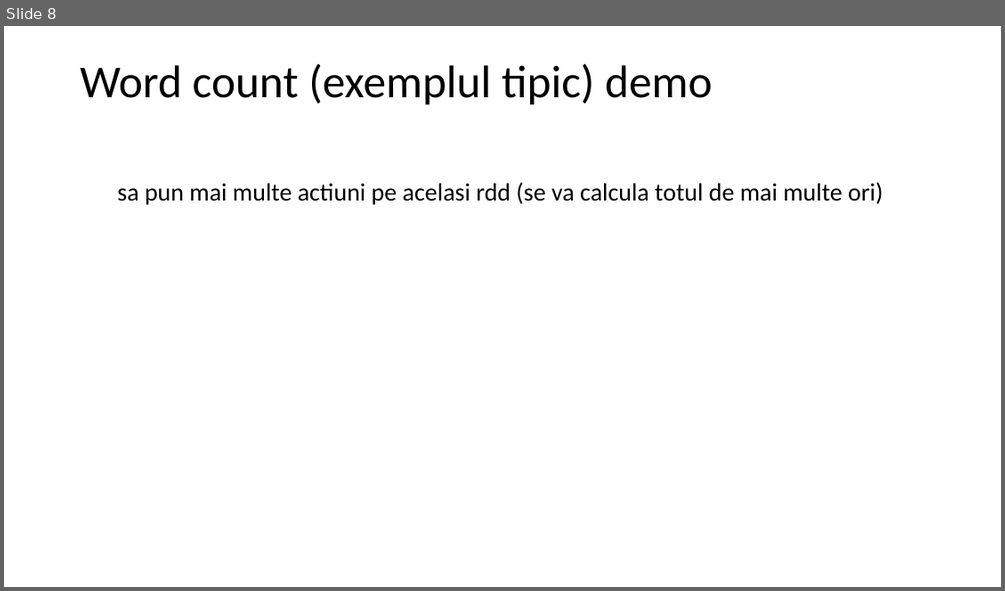
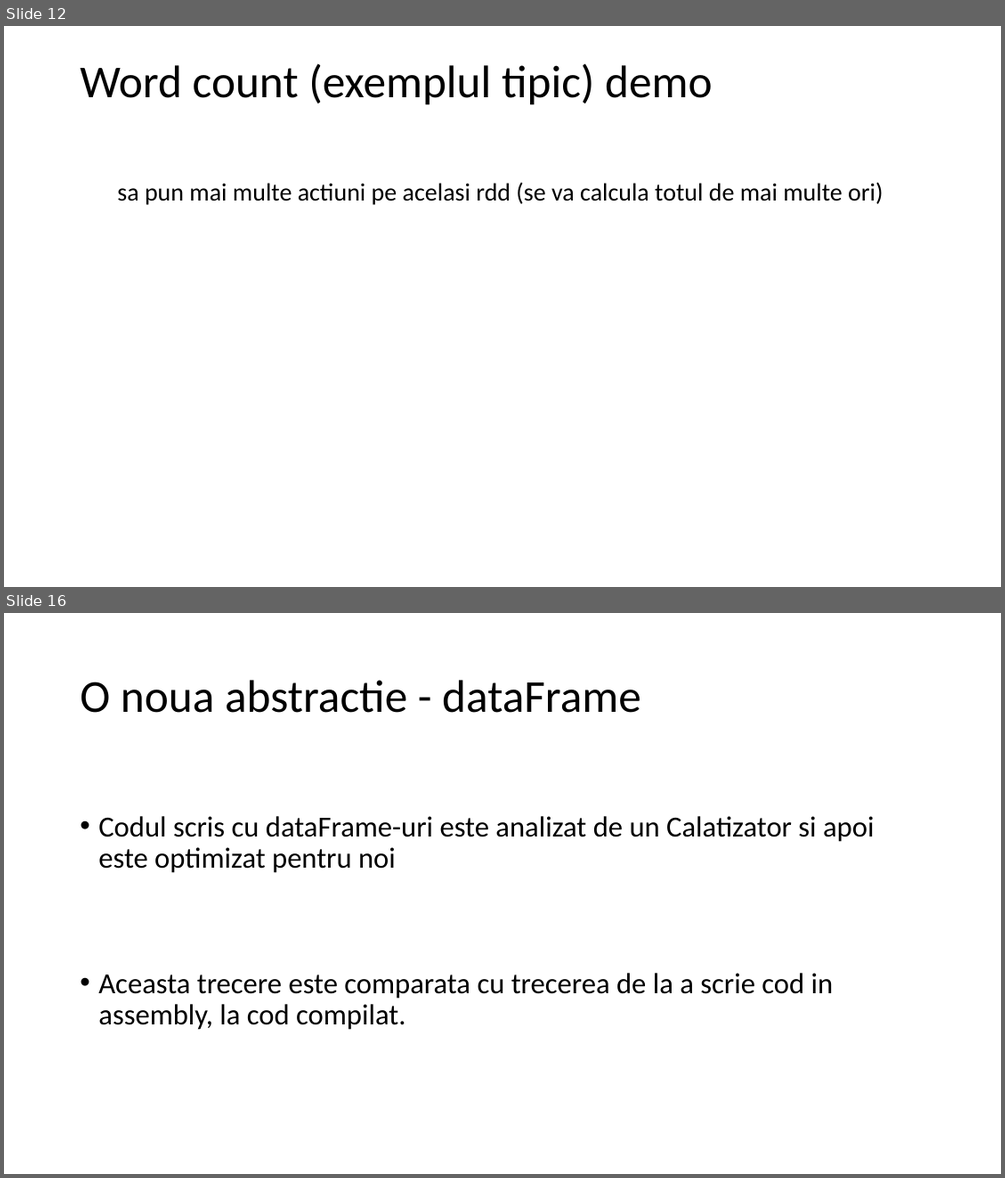
Before and after one commit to dorin-miron/MusicCl, a slide deck: scala-spark.pptx. Shown one above the other, each under a label of ours: slide 8 before the commit, slides 12 and 16 after it; the slides between them are not shown. The pictures are 1005x591 and 1005x1178 pixels, drawn with LibreOffice and Linux fonts; fonts in the diff are those of the drawing. Boxes give left, top, right and bottom in pixels: in the first picture for what was removed or moved away, otherwise in the second. Text is boxed around its words. In the diff, an @@ line names an element or a change of style, - is before the commit and + after.

```diff
--- a/scala-spark.pptx
+++ b/scala-spark.pptx
@@ slide 16 added at (4, 613, 1001, 1174), background #FFFFFF @@
@@ title added at (80, 680, 641, 713), 44 pt, text #000000 @@
+O noua abstractie - dataFrame
@@ text added at (98, 816, 874, 1030), 28 pt, text #000000 @@
+• Codul scris cu dataFrame-uri este analizat de un Calatizator si apoi este optimizat pentru noi
+• Aceasta trecere este comparata cu trecerea de la a scrie cod in assembly, la cod compilat.
@@ what was slide 8 is now slide 12 @@
```
Also in this commit, not shown: 5 slides changed, 14 other slides added, 5 slides removed, 1 other file.
